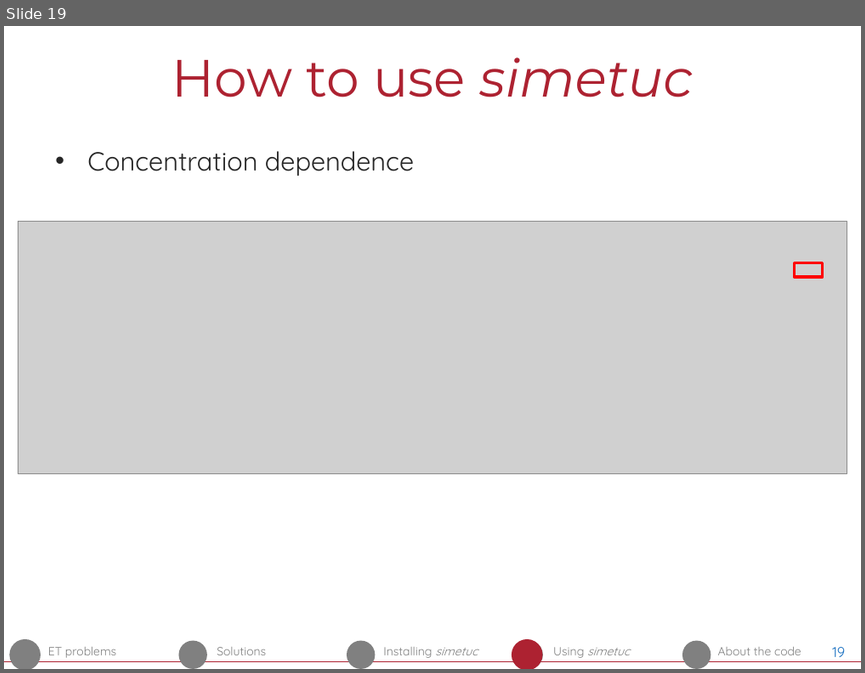
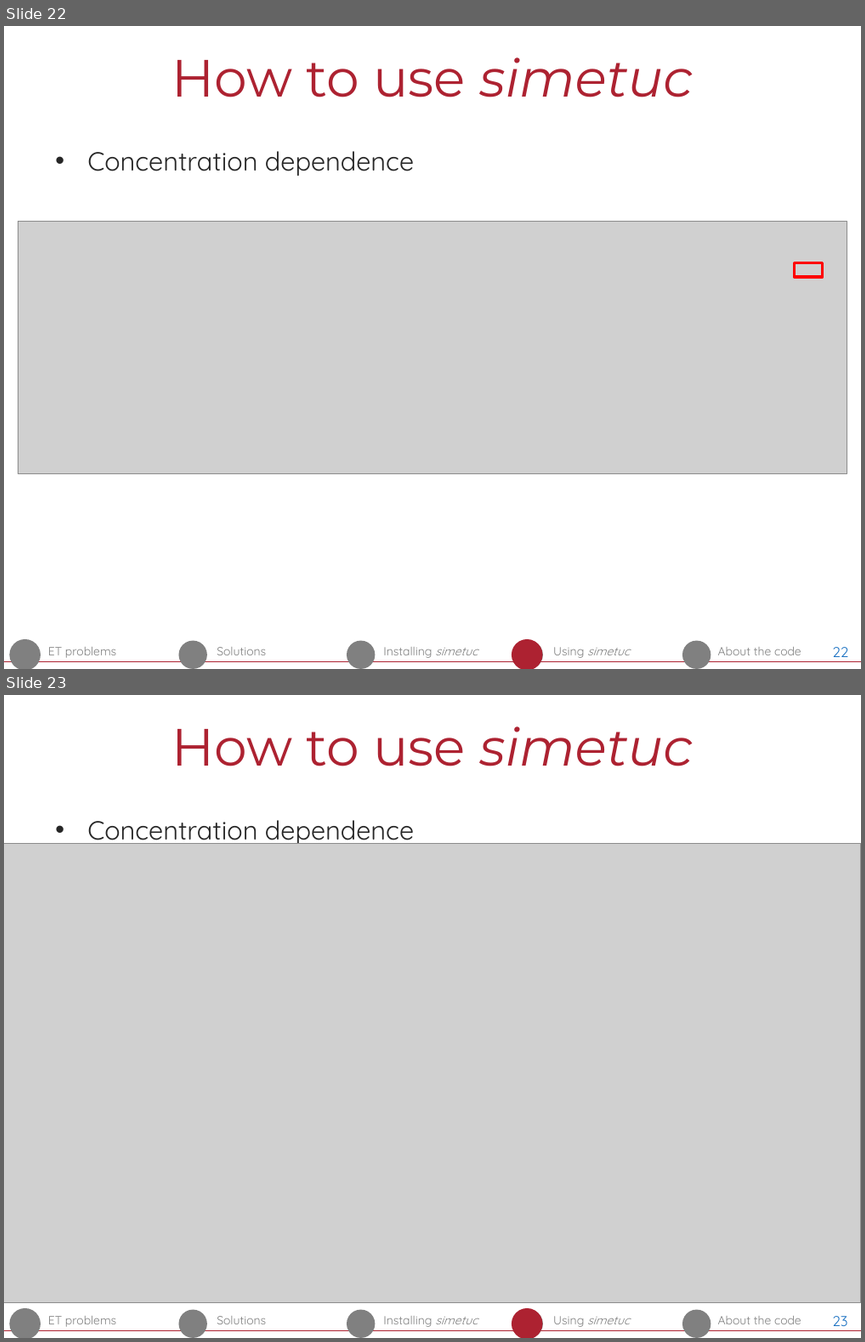
Before and after one commit to pedvide/simetuc, a slide deck: docs/simetuc_presentation/simetuc_presentation.pptx. Shown one above the other, each under a label of ours: slide 19 before the commit, slides 22 and 23 after it. The pictures are 865x673 and 865x1342 pixels, drawn with LibreOffice and Linux fonts; fonts in the diff are those of the drawing; grey boxes stand for pictures. Boxes give left, top, right and bottom in pixels: in the first picture for what was removed or moved away, otherwise in the second. Text is boxed around its words. In the diff, an @@ line names an element or a change of style, - is before the commit and + after.

```diff
--- a/docs/simetuc_presentation/simetuc_presentation.pptx
+++ b/docs/simetuc_presentation/simetuc_presentation.pptx
@@ slide 23 added at (4, 695, 861, 1338), background #FFFFFF; not listed: 11 template elements that a slide beside it also shows @@
@@ title added at (172, 726, 692, 766), 44 pt, text #AD2231 @@
+How to use simetuc
@@ text added at (87, 820, 414, 847), 22 pt, text #262626 @@
+• Concentration dependence
@@ picture added at (4, 843, 861, 1303) @@
@@ ellipse added at (513, 1310, 541, 1338), fill #AD2231, outline #AD2231 2.25 pt @@
@@ page number added at (832, 1315, 847, 1331), 12 pt, text #176FC1 @@
+23
@@ what was slide 19 is now slide 22 @@
@@ page number at (832, 646, 848, 662): text changed @@
-19
+22
```
Also in this commit, not shown: 8 slides changed, 3 other slides added, 10 other files.
